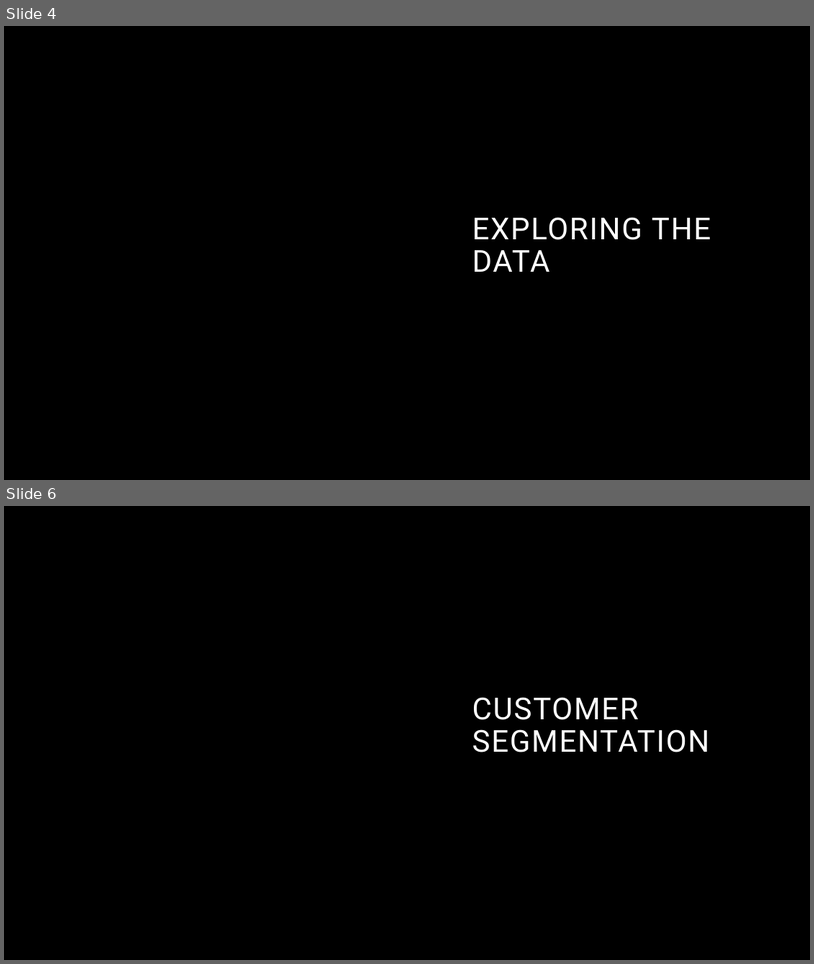
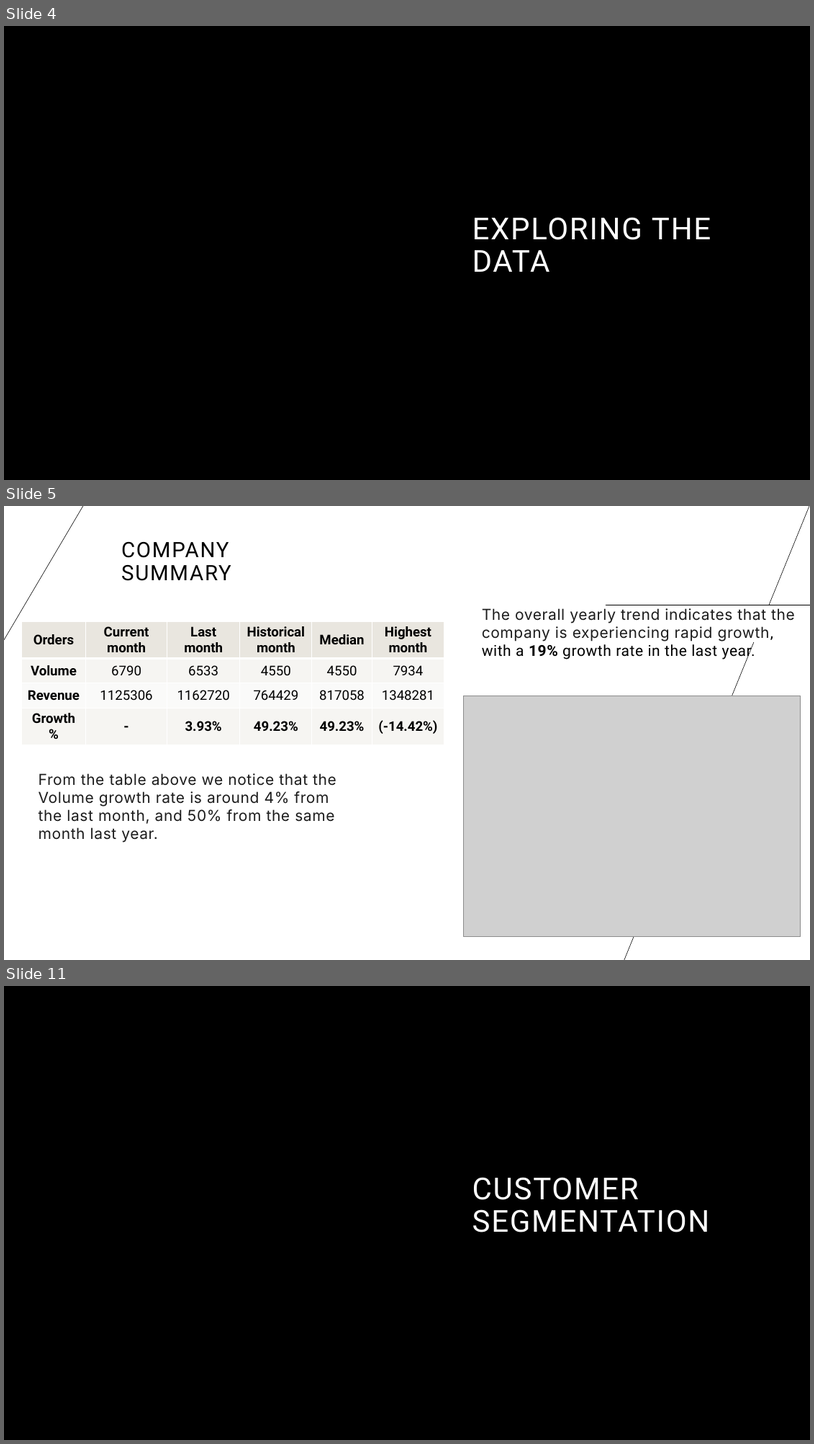
Before and after one commit to a7mdNasrr/Olist-Brazilian-E-commerce, a slide deck: Olist Brazilian E-commerce Presentation.pptx. Shown one above the other, each under a label of ours: slides 4 and 6 before the commit, slides 4, 5 and 11 after it; the slides between them are not shown. The pictures are 814x964 and 814x1444 pixels, drawn with LibreOffice and Linux fonts; fonts in the diff are those of the drawing; grey boxes stand for pictures; background and template pictures are left out. Boxes give left, top, right and bottom in pixels: in the first picture for what was removed or moved away, otherwise in the second. Text is boxed around its words. In the diff, an @@ line names an element or a change of style, - is before the commit and + after.

```diff
--- a/Olist Brazilian E-commerce Presentation.pptx
+++ b/Olist Brazilian E-commerce Presentation.pptx
@@ slide 5 added at bbox=[4, 506, 810, 960], background #FFFFFF @@
@@ line added from (4, 640) to (84, 506), #000000 0.5 pt @@
@@ line added from (810, 506) to (625, 960), #000000 0.5 pt @@
@@ title added at bbox=[121, 542, 232, 581], 25.2 pt, text #000000 @@
+COMPANY SUMMARY
@@ text added at bbox=[482, 608, 795, 661], 18 pt, text #1C1C1C @@
+The overall yearly trend indicates that the company is experiencing rapid growth, with a 19% growth rate in the last year.
@@ line added from (606, 605) to (810, 605), #000000 0.5 pt @@
@@ table added at bbox=[21, 621, 445, 736], 4 rows, 6 columns @@
+Orders | Current month | Last month | Historical / month | Median | Highest month
+Volume | 6790 | 6533 | 4550 | 4550 | 7934
+Revenue | 1125306 | 1162720 | 764429 | 817058 | 1348281
+Growth% | - | 3.93% | 49.23% | 49.23% | (-14.42%)
@@ picture added at bbox=[464, 695, 801, 936] @@
@@ text added at bbox=[39, 773, 337, 842], 18 pt, text #1C1C1C @@
+From the table above we notice that the Volume growth rate is around 4% from the last month, and 50% from the same month last year.
@@ what was slide 6 is now slide 11 @@
```
Also in this commit, not shown: 6 slides changed, 6 other slides added.
